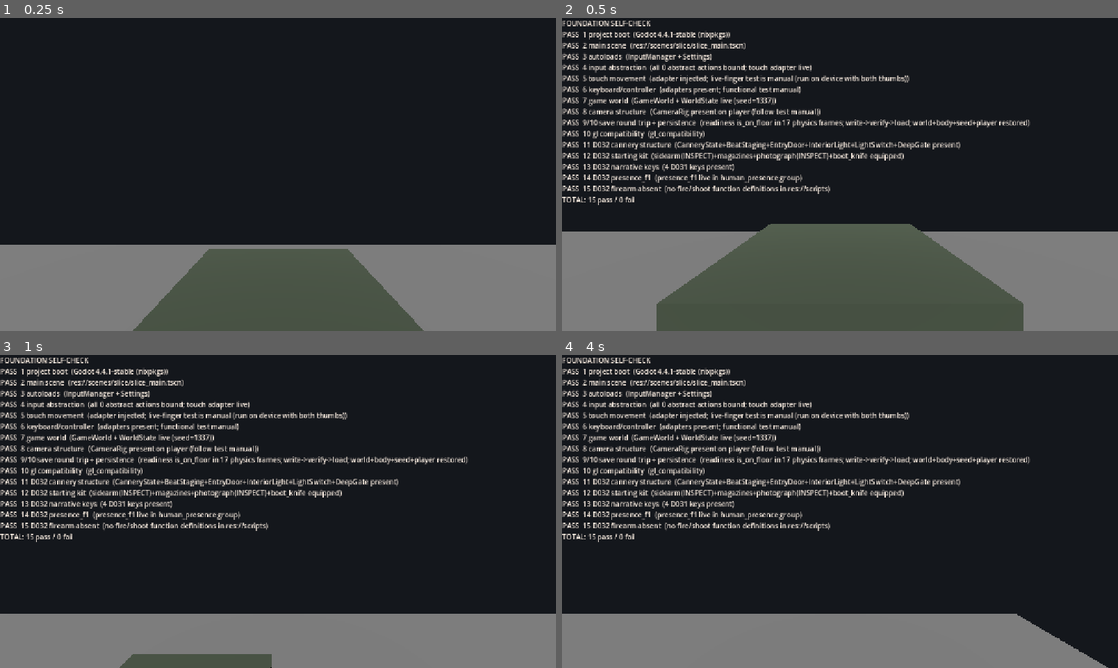
Above: before the commit, frames 1-4 (two rows, left to right).
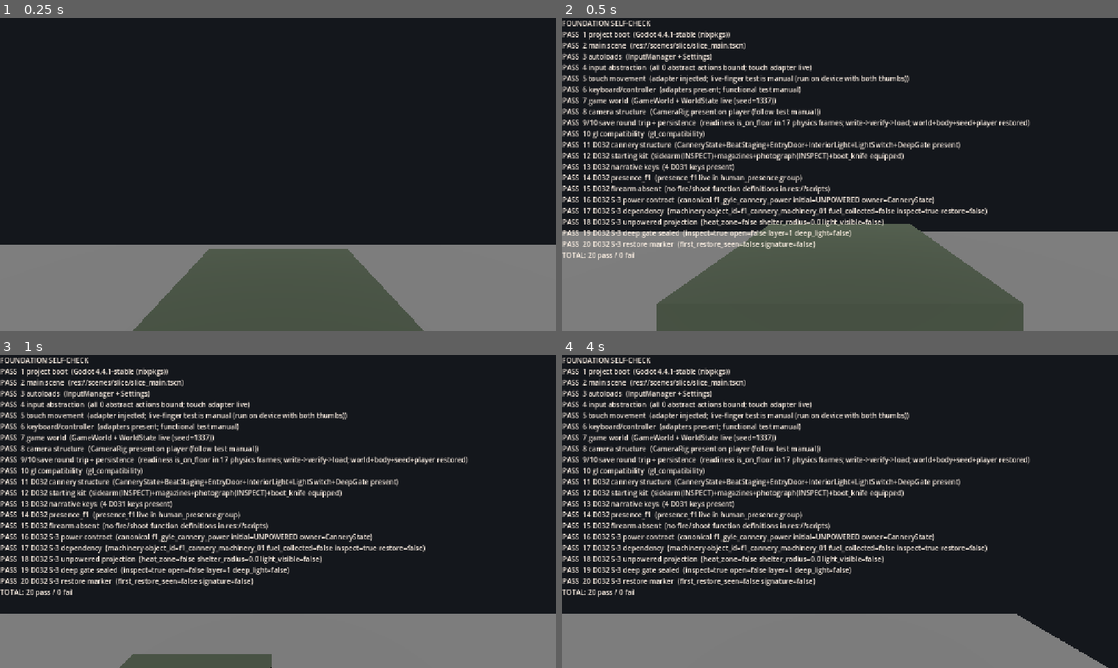
Above: after the commit, the same moments.

Repository: AnonymousNomad/black-vector
Game: Godot game, scene res://scenes/slice/foundation_self_check.tscn
Two runs of this game, one before a commit and one after it. Both use one fixed random seed, a clock stepped at 60 frames per second and the inputs below. This scene is started directly instead of the project's main scene.
Inputs (mouse positions are in pixels of both pictures, inside the frame that each line leads up to):
- Up to frame 1 (0.25 s): no input
- Up to frame 2 (0.5 s): no input
- Up to frame 3 (1 s): move the mouse to (400, 495) at 0.52 s; hold D (move_right) from 0.53 s (still down); hold E (interact) from 0.53 s (still down); click (400, 495) at 0.67 s; tap Space (jump) at 0.77 s
- Up to frame 4 (4 s): release D (move_right) at 1.25 s; release E (interact) at 1.25 s; drag from (728, 527) to (812, 574) at 1.27 s; tap Enter at 2 s; move the mouse to (895, 442) at 2.02 s; hold D (move_right) 2.03-2.75 s; hold K (combat_guard) 2.03-2.75 s; tap E (interact) at 2.3 s; drag from (812, 574) to (673, 464) at 2.77 s; tap Backspace (debug_reset_opponent) at 3.5 s; move the mouse to (1006, 558) at 3.52 s; hold A (move_left) from 3.53 s (still down); hold E (interact) from 3.53 s (still down); tap Q (contact_speak) at 3.6 s; tap Space (jump) at 3.77 s

Frame 1 is identical in both runs. In frame 2, 3.3% of the frame differs, in the area x 0-77%, y 56-78%; in frame 3, 3.4%; in frame 4, 3.4%.
Error in both runs: Trying to return an array of type "Array" where expected return type is "Array[String]". (res://scripts/input/abstract_action_map.gd:32)

Commit message:
feat: add F1 first restoration beat
D032 S-3: one bounded restoration loop in F1 Gyle Cannery.
- canonical power object f1_gyle_cannery_power (single truth), owned/projected by
  CanneryState; facility transitions ENTRY_OPEN -> POWERED; no verb-flag accumulation
- dependency: fuel cache (f1_cannery_fuel) on the approach crate; RESTORE is offered
  on Machinery01 only once fuel is collected; inspecting while seized records
  needs_fuel (understandable failure)
- benefit: canonical interior light + heat via existing shelter_zone/pressure
  ownership (powered cannery is a heated structure)
- signature consequence: f1_cannery_signature heat_light recorded once
- once-only: first-restore gated by persisted seen-key; load projects truth only
  (transition != projection, mirrors the S-2 door fix)
- vocabulary: RESTORE added narrowly; DeepGate remains sealed/INSPECT-only
- verification: self-check rows 16-20; static S-3 invariants (38 ok); checklist doc

Diff:
--- a/game/scenes/slice/sector_f1_gyle_cannery.tscn
+++ b/game/scenes/slice/sector_f1_gyle_cannery.tscn
@@ -131,6 +131,8 @@
 
 [node name="ApproachCrate" parent="." instance=ExtResource("1")]
 transform = Transform3D(1, 0, 0, 0, 1, 0, 0, 0, 1, -10.2, 0.4, -3)
+affordance = "collect"
+object_id = "f1_cannery_fuel"
 block_size = Vector3(1, 0.8, 1)
 block_color = Color(0.42, 0.34, 0.24, 1)
 
--- a/game/scripts/player/interaction_probe.gd
+++ b/game/scripts/player/interaction_probe.gd
@@ -3,7 +3,7 @@
 
 signal activated(action: String, collider: Node)
 
-const ACTIVATABLE := ["INSPECT", "OPEN", "COLLECT", "REST", "RECOVER", "SURVEY", "RECORD"]
+const ACTIVATABLE := ["INSPECT", "OPEN", "COLLECT", "REST", "RECOVER", "SURVEY", "RECORD", "RESTORE"]
 
 @export var probe_length := 1.25
 @export var low_probe_height := 0.45
@@ -77,6 +77,8 @@
 	var collider: Node = target.get("collider") as Node
 	if collider.is_in_group("context_climb"):
 		return "CLIMB"
+	if collider.is_in_group("context_restore"):
+		return "RESTORE"
 	if collider.is_in_group("context_inspect"):
 		return "INSPECT"
 	if collider.is_in_group("context_open"):
--- a/game/scripts/slice/cannery_state.gd
+++ b/game/scripts/slice/cannery_state.gd
@@ -5,12 +5,20 @@
 const LIGHT_ID := "f1_gyle_cannery_light"
 const SWITCH_ID := "f1_gyle_cannery_light_switch"
 const DOOR_FIRST_OPEN_SEEN := "f1_gyle_cannery_door_first_open"
+const POWER_ID := "f1_gyle_cannery_power"
+const FUEL_ID := "f1_cannery_fuel"
+const MACHINERY_ID := "f1_cannery_machinery_01"
+const SIGNATURE_ID := "f1_cannery_signature"
+const FIRST_RESTORE_SEEN := "f1_gyle_cannery_first_restore"
+const SEIZED_SEEN := "f1_cannery_machinery_seized_seen"
+const HEAT_RADIUS := 6.0
 
 var world: WorldStateManager
 var save: SaveStateManager
 var root: Node3D
 var _door: StaticBody3D
 var _light: OmniLight3D
+var _machinery: Node3D
 
 func setup(w: WorldStateManager, s: SaveStateManager, cannery_root: Node3D) -> void:
 	world = w
@@ -20,6 +28,7 @@
 		return
 	_door = root.get_node_or_null("EntryDoor") as StaticBody3D
 	_light = root.get_node_or_null("InteriorLight") as OmniLight3D
+	_machinery = root.get_node_or_null("Machinery01") as Node3D
 	if world:
 		world.object_changed.connect(_on_object_changed)
 	if save:
@@ -29,6 +38,8 @@
 func apply_all() -> void:
 	_project_door()
 	_apply_light()
+	_project_power()
+	_project_machinery()
 
 func _on_object_changed(id: String) -> void:
 	if id == DOOR_ID:
@@ -38,9 +49,18 @@
 		_toggle_light()
 	elif id == LIGHT_ID:
 		_apply_light()
+	elif id == POWER_ID:
+		_project_power()
+	elif id == FUEL_ID:
+		_project_machinery()
+	elif id == MACHINERY_ID:
+		_on_machinery_changed()
 
 func _on_load_completed(_slot: int) -> void:
 	apply_all()
+
+func is_powered() -> bool:
+	return world != null and world.object_state(POWER_ID).has("powered")
 
 func _project_door() -> void:
 	if _door == null or world == null:
@@ -76,3 +96,61 @@
 	if _light == null or world == null:
 		return
 	_light.visible = bool(world.object_state(LIGHT_ID).get("on", false))
+
+func _project_power() -> void:
+	if _machinery == null or world == null:
+		return
+	if is_powered():
+		if not _machinery.is_in_group("shelter_zone"):
+			_machinery.add_to_group("shelter_zone")
+		_machinery.set("shelter_radius", HEAT_RADIUS)
+	else:
+		if _machinery.is_in_group("shelter_zone"):
+			_machinery.remove_from_group("shelter_zone")
+		_machinery.set("shelter_radius", 0.0)
+	_project_machinery()
+
+func _project_machinery() -> void:
+	if _machinery == null or world == null:
+		return
+	var fuel_ready := world.object_state(FUEL_ID).has("collect")
+	var restore_ready := fuel_ready and not is_powered()
+	if restore_ready:
+		if _machinery.is_in_group("context_inspect"):
+			_machinery.remove_from_group("context_inspect")
+		if not _machinery.is_in_group("context_restore"):
+			_machinery.add_to_group("context_restore")
+	else:
+		if _machinery.is_in_group("context_restore"):
+			_machinery.remove_from_group("context_restore")
+		if not _machinery.is_in_group("context_inspect"):
+			_machinery.add_to_group("context_inspect")
+
+func _on_machinery_changed() -> void:
+	if world == null:
+		return
+	var state := world.object_state(MACHINERY_ID)
+	if state.has("restore"):
+		_restore_power()
+	elif state.has("inspect") and not is_powered() and not world.object_state(FUEL_ID).has("collect"):
+		if not world.has_seen(SEIZED_SEEN):
+			world.mark_seen(SEIZED_SEEN)
+			world.add_field_entry("SEIZED", MACHINERY_ID, "needs_fuel", _node_pos(_machinery))
+
+func _restore_power() -> void:
+	if world == null or is_powered() or world.has_seen(FIRST_RESTORE_SEEN):
+		return
+	if not world.object_state(FUEL_ID).has("collect"):
+		return
+	world.mark_seen(FIRST_RESTORE_SEEN)
+	world.set_object_flag(FUEL_ID, "collect", false)
+	world.set_object_flag(FUEL_ID, "consumed", true)
+	if world.channel_value(world.CHANNEL_FACILITY) != "POWERED":
+		world.set_channel(world.CHANNEL_FACILITY, "POWERED")
+	world.set_object_flag(LIGHT_ID, "on", true)
+	world.set_object_flag(SIGNATURE_ID, "heat_light", true)
+	world.add_field_entry("SIGNATURE", "f1_gyle_cannery", "heat_light", _node_pos(_machinery))
+	world.set_object_flag(POWER_ID, "powered", true)
+
+func _node_pos(node: Node3D) -> Vector3:
+	return node.global_position if node else Vector3.ZERO
--- a/game/scripts/slice/foundation_self_check.gd
+++ b/game/scripts/slice/foundation_self_check.gd
@@ -51,6 +51,11 @@
 	_check_d032_narrative()
 	_check_d032_presence()
 	_check_d032_firearm_absent()
+	_check_d032_power()
+	_check_d032_dependency()
+	_check_d032_heat_off()
+	_check_d032_deepgate()
+	_check_d032_restore_marker()
 
 func _check_boot() -> void:
 	_add("1 project boot", true, "Godot %s" % Engine.get_version_info()["string"])
@@ -320,6 +325,76 @@
 	else:
 		_add("15 D032 firearm absent", false, hits[0])
 
+func _d032_cannery_root() -> Node:
+	var gw := get_tree().get_first_node_in_group("game_world")
+	return gw.get_node_or_null("GyleCannery") if gw else null
+
+func _check_d032_power() -> void:
+	var gw := get_tree().get_first_node_in_group("game_world")
+	var cannery: CanneryState = gw.get_node_or_null("CanneryState") as CanneryState if gw else null
+	var ws: WorldStateManager = gw.get_node_or_null("WorldState") as WorldStateManager if gw else null
+	if cannery == null or ws == null:
+		_add("16 D032 S-3 power contract", false, "CanneryState/WorldState missing")
+		return
+	var unpowered := not cannery.is_powered() and not ws.object_state("f1_gyle_cannery_power").has("powered")
+	_add("16 D032 S-3 power contract", unpowered,
+		"canonical f1_gyle_cannery_power initial=%s owner=CanneryState" % ("UNPOWERED" if unpowered else "POWERED"))
+
+func _check_d032_dependency() -> void:
+	var gw := get_tree().get_first_node_in_group("game_world")
+	var ws: WorldStateManager = gw.get_node_or_null("WorldState") as WorldStateManager if gw else null
+	var cannery := _d032_cannery_root()
+	var mach: Node = cannery.get_node_or_null("Machinery01") if cannery else null
+	if ws == null or mach == null:
+		_add("17 D032 S-3 dependency", false, "WorldState/Machinery01 missing")
+		return
+	var fuel_collected := ws.object_state("f1_cannery_fuel").has("collect")
+	var ok: bool = str(mach.get("object_id")) == "f1_cannery_machinery_01" \
+		and not fuel_collected and mach.is_in_group("context_inspect") and not mach.is_in_group("context_restore")
+	_add("17 D032 S-3 dependency", ok,
+		"machinery object_id=%s fuel_collected=%s inspect=%s restore=%s" % [
+			str(mach.get("object_id")), fuel_collected, mach.is_in_group("context_inspect"), mach.is_in_group("context_restore")])
+
+func _check_d032_heat_off() -> void:
+	var cannery := _d032_cannery_root()
+	var mach: Node = cannery.get_node_or_null("Machinery01") if cannery else null
+	var light: OmniLight3D = cannery.get_node_or_null("InteriorLight") as OmniLight3D if cannery else null
+	if mach == null or light == null:
+		_add("18 D032 S-3 unpowered projection", false, "Machinery01/InteriorLight missing")
+		return
+	var ok: bool = not mach.is_in_group("shelter_zone") and float(mach.get("shelter_radius")) == 0.0 and not light.visible
+	_add("18 D032 S-3 unpowered projection", ok,
+		"heat_zone=%s shelter_radius=%.1f light_visible=%s" % [
+			mach.is_in_group("shelter_zone"), float(mach.get("shelter_radius")), light.visible])
+
+func _check_d032_deepgate() -> void:
+	var gw := get_tree().get_first_node_in_group("game_world")
+	var ws: WorldStateManager = gw.get_node_or_null("WorldState") as WorldStateManager if gw else null
+	var cannery := _d032_cannery_root()
+	var gate: Node = cannery.get_node_or_null("DeepGate") if cannery else null
+	var deep: OmniLight3D = cannery.get_node_or_null("DeepBayLight") as OmniLight3D if cannery else null
+	if ws == null or gate == null or deep == null:
+		_add("19 D032 S-3 deep gate sealed", false, "WorldState/DeepGate/DeepBayLight missing")
+		return
+	var ok: bool = gate.is_in_group("context_inspect") and not gate.is_in_group("context_open") \
+		and not ws.object_state("f1_gyle_cannery_gate").has("open") \
+		and int(gate.get("collision_layer")) == 1 and not deep.visible
+	_add("19 D032 S-3 deep gate sealed", ok,
+		"inspect=%s open=%s layer=%d deep_light=%s" % [
+			gate.is_in_group("context_inspect"), gate.is_in_group("context_open"), int(gate.get("collision_layer")), deep.visible])
+
+func _check_d032_restore_marker() -> void:
+	var gw := get_tree().get_first_node_in_group("game_world")
+	var ws: WorldStateManager = gw.get_node_or_null("WorldState") as WorldStateManager if gw else null
+	if ws == null:
+		_add("20 D032 S-3 restore marker", false, "no WorldState")
+		return
+	var ok: bool = not ws.has_seen("f1_gyle_cannery_first_restore") \
+		and not ws.object_state("f1_cannery_signature").has("heat_light")
+	_add("20 D032 S-3 restore marker", ok,
+		"first_restore_seen=%s signature=%s" % [
+			ws.has_seen("f1_gyle_cannery_first_restore"), ws.object_state("f1_cannery_signature").has("heat_light")])
+
 func _channel_values(snap: Dictionary) -> Dictionary:
 	var out := {}
 	for key in ["time", "weather", "facility", "aftermath", "wildlife"]:
--- a/game/scripts/slice/interaction_manager.gd
+++ b/game/scripts/slice/interaction_manager.gd
@@ -59,6 +59,8 @@
 			entry_kind = "NOTICED"
 		elif action == "RECORD":
 			entry_kind = "DOCUMENTED"
+		elif action == "RESTORE":
+			entry_kind = "RESTORED"
 		var pos := Vector3.ZERO
 		var node3d := collider as Node3D
 		if node3d:
--- a/game/scripts/world/graybox_block.gd
+++ b/game/scripts/world/graybox_block.gd
@@ -1,6 +1,6 @@
 extends StaticBody3D
 
-@export_enum("mantle", "vault", "climb", "conceal", "ledge", "inspect", "open", "collect", "rest", "recover", "survey", "record") var affordance: String = ""
+@export_enum("mantle", "vault", "climb", "conceal", "ledge", "inspect", "open", "collect", "rest", "recover", "survey", "record", "restore") var affordance: String = ""
 @export var object_id := ""
 @export var trace_kind := ""
 @export var shelter_radius := 0.0
Not shown, added: docs/verification/D032_S3_RUNTIME_CHECKLIST.md
Not shown, changed: tests/static_verify_game.py
